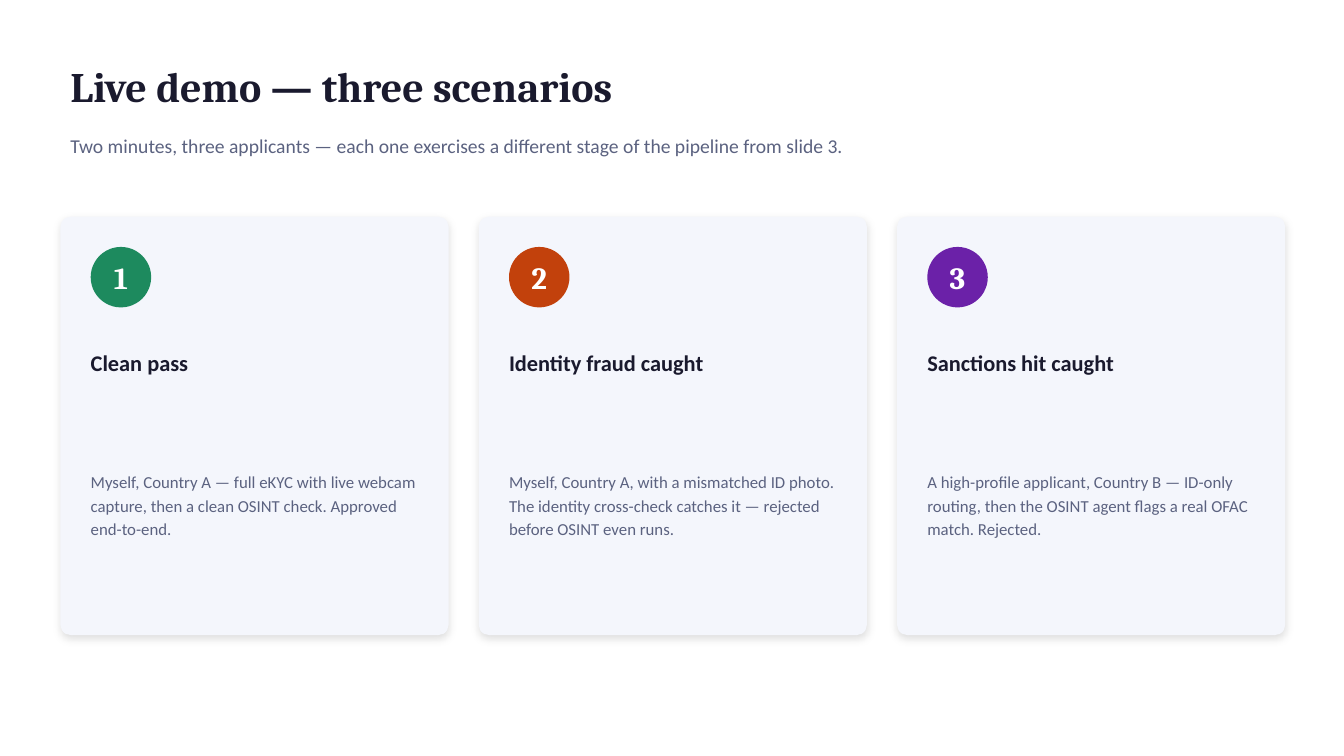
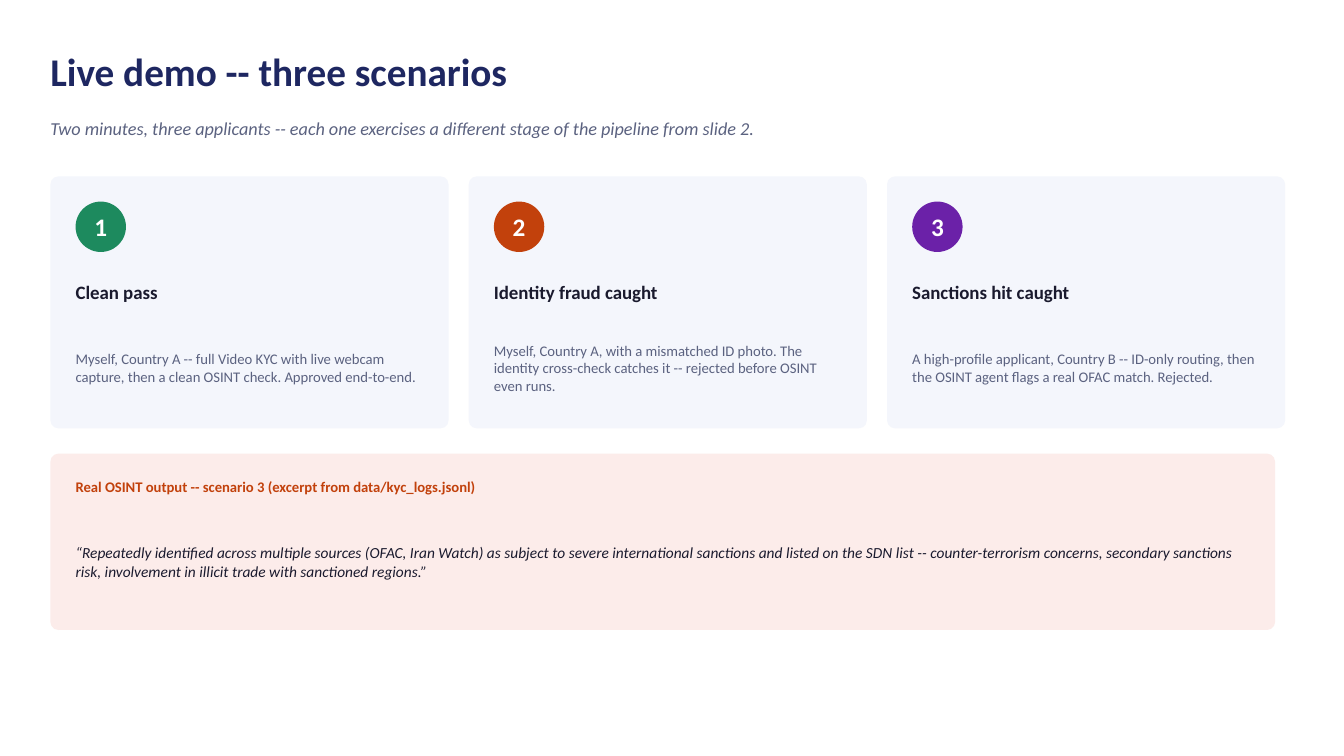
Before and after one commit to raymondww/kyc-onboarding-engine, a slide deck: slide 6 of kyc_pitch_deck.pptx. Drawn at 1344x756 pixels with LibreOffice and Linux fonts; fonts in the diff are those of the drawing. Boxes give left, top, right and bottom in pixels: in the first picture for what was removed or moved away, otherwise in the second. Text is boxed around its words. In the diff, an @@ line names an element or a change of style, - is before the commit and + after.

Commit message:
update ppt

```diff
--- a/kyc_pitch_deck.pptx
+++ b/kyc_pitch_deck.pptx
@@ text at <box>50,58,507,87</box>: text changed; size 30 to 28 pt; font Cambria to Calibri; text colour #1A1A2E to #1E2761 @@
-Live demo — three scenarios
+Live demo -- three scenarios
@@ text at <box>50,122,754,138</box>: text changed; size 14 to 13 pt; italic on @@
-Two minutes, three applicants — each one exercises a different stage of the pipeline from slide 3.
+Two minutes, three applicants -- each one exercises a different stage of the pipeline from slide 2.
@@ rounded rectangle: place and size @@
-rounded rectangle at <box>60,217,449,635</box>
+rounded rectangle at <box>50,176,449,429</box>
@@ rounded rectangle: place and size @@
-rounded rectangle at <box>479,217,867,635</box>
+rounded rectangle at <box>469,176,867,429</box>
@@ shadow off; proportions changed in 3 elements at <box>50,176,449,429</box>, <box>469,176,867,429</box>, <box>887,176,1286,429</box> @@
@@ rounded rectangle: place and size @@
-rounded rectangle at <box>897,217,1286,635</box>
+rounded rectangle at <box>887,176,1286,429</box>
@@ size 22 to 18 pt, font Cambria to Calibri in 3 elements at <box>513,219,526,236</box>, <box>931,219,944,236</box>, <box>94,219,107,236</box> @@
@@ text "1": place and size @@
-text "1" at <box>114,268,128,289</box>
+text "1" at <box>94,219,107,236</box>
@@ ellipse: place and size @@
-ellipse at <box>91,247,151,308</box>
+ellipse at <box>76,202,126,252</box>
@@ text "2": place and size @@
-text "2" at <box>531,268,547,289</box>
+text "2" at <box>513,219,526,236</box>
@@ ellipse: place and size @@
-ellipse at <box>509,247,570,308</box>
+ellipse at <box>494,202,544,252</box>
@@ text "3": place and size @@
-text "3" at <box>950,268,966,290</box>
+text "3" at <box>931,219,944,236</box>
@@ ellipse: place and size @@
-ellipse at <box>928,247,988,308</box>
+ellipse at <box>912,202,963,252</box>
@@ text "Clean pass": place and size @@
-text "Clean pass" at <box>91,355,188,375</box>
+text "Clean pass" at <box>76,285,157,302</box>
@@ size 16 to 13.5 pt in 3 elements at <box>912,285,1069,302</box>, <box>76,285,157,302</box>, <box>494,285,657,302</box> @@
@@ text "Identity fraud caught": place and size @@
-text "Identity fraud caught" at <box>509,355,703,375</box>
+text "Identity fraud caught" at <box>494,285,657,302</box>
@@ text "Sanctions hit caught": place and size @@
-text "Sanctions hit caught" at <box>927,355,1113,375</box>
+text "Sanctions hit caught" at <box>912,285,1069,302</box>
@@ text at <box>76,354,415,385</box>: text changed; size 12 to 10.5 pt @@
-Myself, Country A — full eKYC with live webcam capture, then a clean OSINT check. Approved end-to-end.
+Myself, Country A -- full Video KYC with live webcam capture, then a clean OSINT check. Approved end-to-end.
@@ text at <box>494,346,817,391</box>: text changed; size 12 to 10.5 pt @@
-Myself, Country A, with a mismatched ID photo. The identity cross-check catches it — rejected before OSINT even runs.
+Myself, Country A, with a mismatched ID photo. The identity cross-check catches it -- rejected before OSINT even runs.
@@ text at <box>912,354,1255,385</box>: text changed; size 12 to 10.5 pt @@
-A high-profile applicant, Country B — ID-only routing, then the OSINT agent flags a real OFAC match. Rejected.
+A high-profile applicant, Country B -- ID-only routing, then the OSINT agent flags a real OFAC match. Rejected.
@@ rounded rectangle added at <box>50,454,1275,630</box>, fill #FCECEA @@
@@ text added at <box>76,481,475,495</box>, 10.5 pt, text #C2410C, bold @@
+Real OSINT output -- scenario 3 (excerpt from data/kyc_logs.jsonl)
@@ text added at <box>76,547,1232,580</box>, 11 pt, text #1A1A2E, italic @@
+“Repeatedly identified across multiple sources (OFAC, Iran Watch) as subject to severe international sanctions and listed on the SDN list -- counter-terrorism concerns, secondary sanctions risk, involvement in illicit trade with sanctioned regions.”
```
Also in this commit, not shown: 4 other slides changed, 3 slides added, 4 slides removed.
